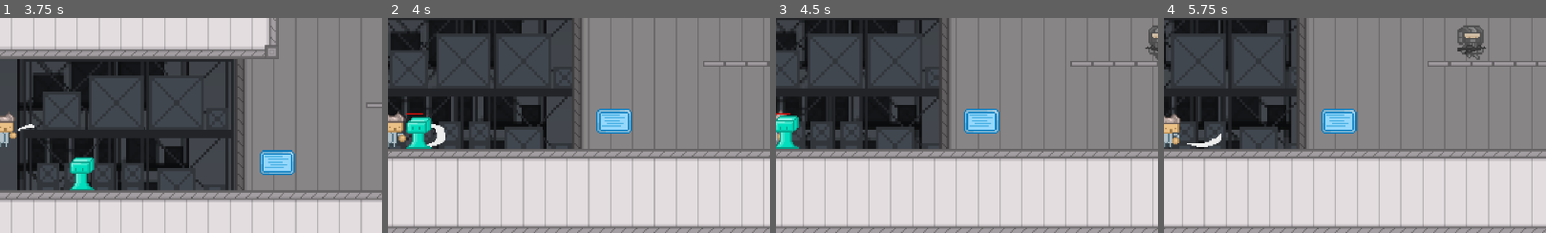
Above: before the commit, frames 1-4 (left to right).
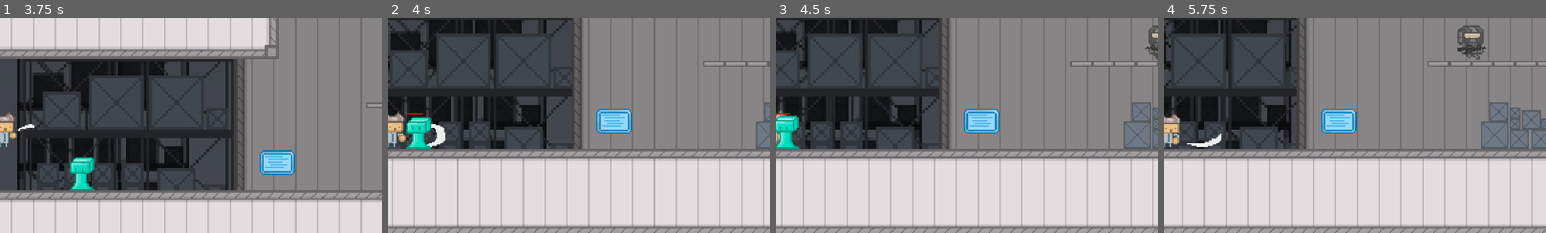
Above: after the commit, the same moments.

Repository: Brian-Magnuson/lab_escape_gd
Game: Godot game, scene res://scenes/level_0.tscn
Same seed, same stepped clock (60 frames per second), same inputs: the game is played once before the commit and once after it.
Inputs (mouse positions are % of the whole screen's width and height, from its top left):
- Up to frame 1 (3.75 s): move the mouse to (72, 45) at 0.52 s; press the mouse at (72, 45) at 0.53 s; hold D (move_right) 0.53-2.03 s; tap Space (jump) at 0.77, 1.52, 3.02 s; move the mouse to (30, 55) at 1.27 s; release the mouse at (30, 55) at 1.28 s; tap E (interact) at 1.35, 2.85 s; move the mouse to (60, 28) at 2.02 s; press the mouse at (60, 28) at 2.03 s; hold A (move_left) 2.03-2.78 s; move the mouse to (45, 70) at 2.77 s; release the mouse at (45, 70) at 2.78 s; hold D (move_right) from 2.78 s (still down); move the mouse to (80, 65) at 3.52 s; press the mouse at (80, 65) at 3.53 s
- Up to frame 2 (4 s): keep holding D (move_right); tap Space (jump) at 3.77 s
- Up to frame 3 (4.5 s): move the mouse to (20, 35) at 4.27 s; release D (move_right) at 4.28 s; release the mouse at (20, 35) at 4.28 s; hold A (move_left) from 4.28 s (still down); tap E (interact) at 4.35 s
- Up to frame 4 (5.75 s): tap Space (jump) at 4.52 s; move the mouse to (55, 50) at 5.02 s; release A (move_left) at 5.03 s; press the mouse at (55, 50) at 5.03 s; hold D (move_right) from 5.03 s (still down)
The pictures show only the part of the screen within x 50-100%, y 24-74%; the shares and areas given below are measured in that part.

Frame 1 is identical in both runs. In frame 2, 0.6% of the frame differs, in the area x 96-100%, y 39-61%; in frame 3, 1.6%; in frame 4, 2.8%, in the area x 83-100%, y 39-61%.

Commit message:
Add hiding spots

Diff:
--- /dev/null
+++ b/scenes/box_cluster.tscn
@@ -0,0 +1,25 @@
+[gd_scene load_steps=4 format=3 uid="uid://ce8b5xjtxydhq"]
+
+[ext_resource type="Texture2D" uid="uid://dt7f6mvkh3bto" path="res://assets/environment/BoxCluster1.png" id="1_s38cg"]
+[ext_resource type="Script" uid="uid://dour7j1n0pew7" path="res://scripts/box_cluster.gd" id="1_vw3ui"]
+
+[sub_resource type="RectangleShape2D" id="RectangleShape2D_vw3ui"]
+size = Vector2(64, 25)
+
+[node name="BoxCluster" type="Area2D"]
+z_index = 5
+script = ExtResource("1_vw3ui")
+
+[node name="Sprite2D" type="Sprite2D" parent="."]
+z_index = 5
+texture_filter = 1
+texture = ExtResource("1_s38cg")
+
+[node name="CollisionShape2D" type="CollisionShape2D" parent="."]
+z_index = 5
+position = Vector2(0, 11.5)
+shape = SubResource("RectangleShape2D_vw3ui")
+debug_color = Color(0.619976, 0.35426, 1, 0.42)
+
+[connection signal="body_entered" from="." to="." method="_on_body_entered"]
+[connection signal="body_exited" from="." to="." method="_on_body_exited"]
--- a/scenes/level_0.tscn
+++ b/scenes/level_0.tscn
@@ -23,6 +23,7 @@
 [ext_resource type="FontFile" uid="uid://ovusp05cp1yp" path="res://assets/fonts/PixelifySans-VariableFont_wght.ttf" id="21_eh5lm"]
 [ext_resource type="PackedScene" uid="uid://c77s6gstc62gs" path="res://scenes/sign.tscn" id="22_4pfwt"]
 [ext_resource type="PackedScene" uid="uid://d4aamild7ii45" path="res://scenes/force_field.tscn" id="23_pikno"]
+[ext_resource type="PackedScene" uid="uid://ce8b5xjtxydhq" path="res://scenes/box_cluster.tscn" id="24_0a1bo"]
 
 [sub_resource type="Gradient" id="Gradient_44yx7"]
 colors = PackedColorArray(0.223529, 0.239216, 0.258824, 1, 0.309804, 0.329412, 0.356863, 1)
@@ -664,6 +665,7 @@
 
 [node name="Player" parent="." instance=ExtResource("2_11nw6")]
 position = Vector2(234, 491)
+metadata/is_hidden = false
 
 [node name="Camera2D" type="Camera2D" parent="Player"]
 zoom = Vector2(2.145, 2.145)
@@ -822,6 +824,9 @@
 position = Vector2(306, 231)
 scale = Vector2(3, 3)
 
+[node name="BoxCluster" parent="." instance=ExtResource("24_0a1bo")]
+position = Vector2(779, 488)
+
 [connection signal="health_updated" from="Player" to="UserInterface" method="_on_player_health_updated"]
 [connection signal="player_died" from="Player" to="UserInterface" method="_on_player_player_died"]
 [connection signal="score_updated" from="Player" to="UserInterface" method="_on_player_score_updated"]
--- /dev/null
+++ b/scripts/box_cluster.gd
@@ -0,0 +1,9 @@
+extends Area2D
+
+func _on_body_entered(body: Node2D) -> void:
+	if body.is_in_group("player"):
+		body.set_meta("is_hidden", true)
+
+func _on_body_exited(body: Node2D) -> void:
+	if body.is_in_group("player"):
+		body.set_meta("is_hidden", false)
--- a/scripts/guard.gd
+++ b/scripts/guard.gd
@@ -15,6 +15,8 @@
 ## The full speed of the bullets that the guard shoots.
 @export var bullet_speed = 50
 
+var player_in_range = false
+
 func _ready() -> void:
 	$PathFollow2D/Hitbox.set_meta("hit_damage", damage)
 	$PathFollow2D/AnimatedSprite2D.play("walking")
@@ -24,19 +26,31 @@
 func _physics_process(delta: float) -> void:
 	# Move the guard along the path.
 	$PathFollow2D.progress += speed * delta
-	# If the guard is moving, guard faces direction of movement.
-	if speed != 0:
-		if $PathFollow2D.progress_ratio >= 0.5:
-			$PathFollow2D/AnimatedSprite2D.flip_h = true
-		else:
-			$PathFollow2D/AnimatedSprite2D.flip_h = false
-	# If the guard is shooting, guard faces player.
-	else:
+	# If the player is in range and is not hidden...
+	if player_in_range and not player.get_meta("is_hidden", false):
+		# Face the player
 		var v = player.global_position - $PathFollow2D.global_position;
 		if v.x < 0:
 			$PathFollow2D/AnimatedSprite2D.flip_h = true
 		else:
 			$PathFollow2D/AnimatedSprite2D.flip_h = false
+		# Shoot at the player
+		if $PathFollow2D/ShootTimer.is_stopped():
+			speed = 0
+			$PathFollow2D/AnimatedSprite2D.play("shooting")
+			shoot_bullet()
+			$PathFollow2D/ShootTimer.start()
+	# If the player is not in range or the player is hidden...
+	else:
+		# Face in the moving direction
+		if $PathFollow2D.progress_ratio >= 0.5:
+			$PathFollow2D/AnimatedSprite2D.flip_h = true
+		else:
+			$PathFollow2D/AnimatedSprite2D.flip_h = false
+		# Move normally
+		speed = 40.0
+		$PathFollow2D/AnimatedSprite2D.play("walking")
+		$PathFollow2D/ShootTimer.stop()
 
 ## Called when the guard takes damage.
 func hit(amount: float) -> void:
@@ -84,17 +98,12 @@
 func _on_detection_zone_body_entered(body: Node2D) -> void:
 	# If the player enters the detection zone, stop moving and shoot.
 	if body.is_in_group("player"):
-		speed = 0
-		$PathFollow2D/AnimatedSprite2D.play("shooting")
-		shoot_bullet()
-		$PathFollow2D/ShootTimer.start()
+		player_in_range = true
 
 func _on_detection_zone_body_exited(body: Node2D) -> void:
 	# If the player exits the detection zone, resume moving.
 	if body.is_in_group("player"):
-		speed = 40.0
-		$PathFollow2D/AnimatedSprite2D.play("walking")
-		$PathFollow2D/ShootTimer.stop()
+		player_in_range = false
 
 func _on_shoot_timer_timeout() -> void:
 	shoot_bullet()
Not shown: 1 places in scenes/level_0.tscn that only renumber resources
Not shown, added: scripts/box_cluster.gd.uid
